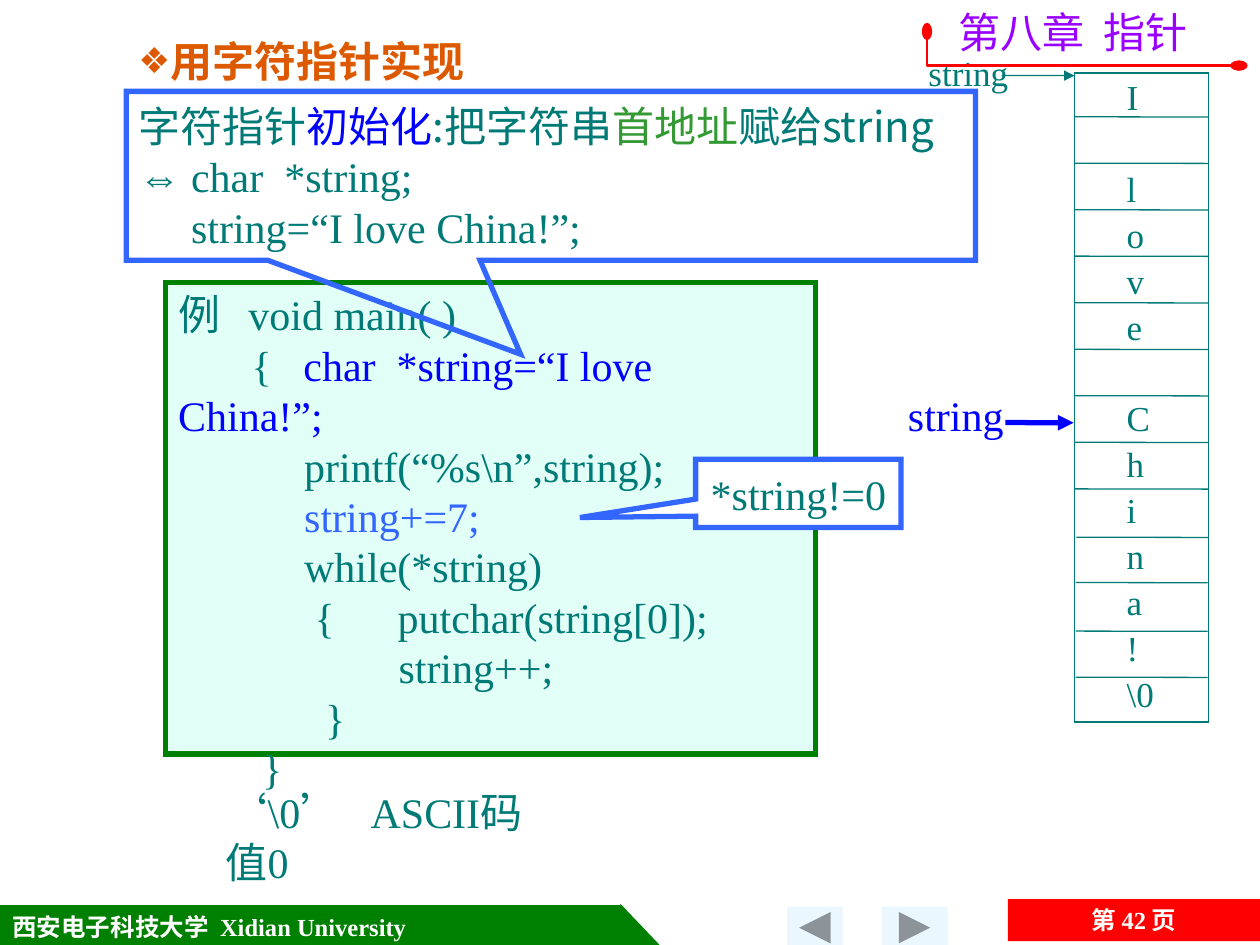
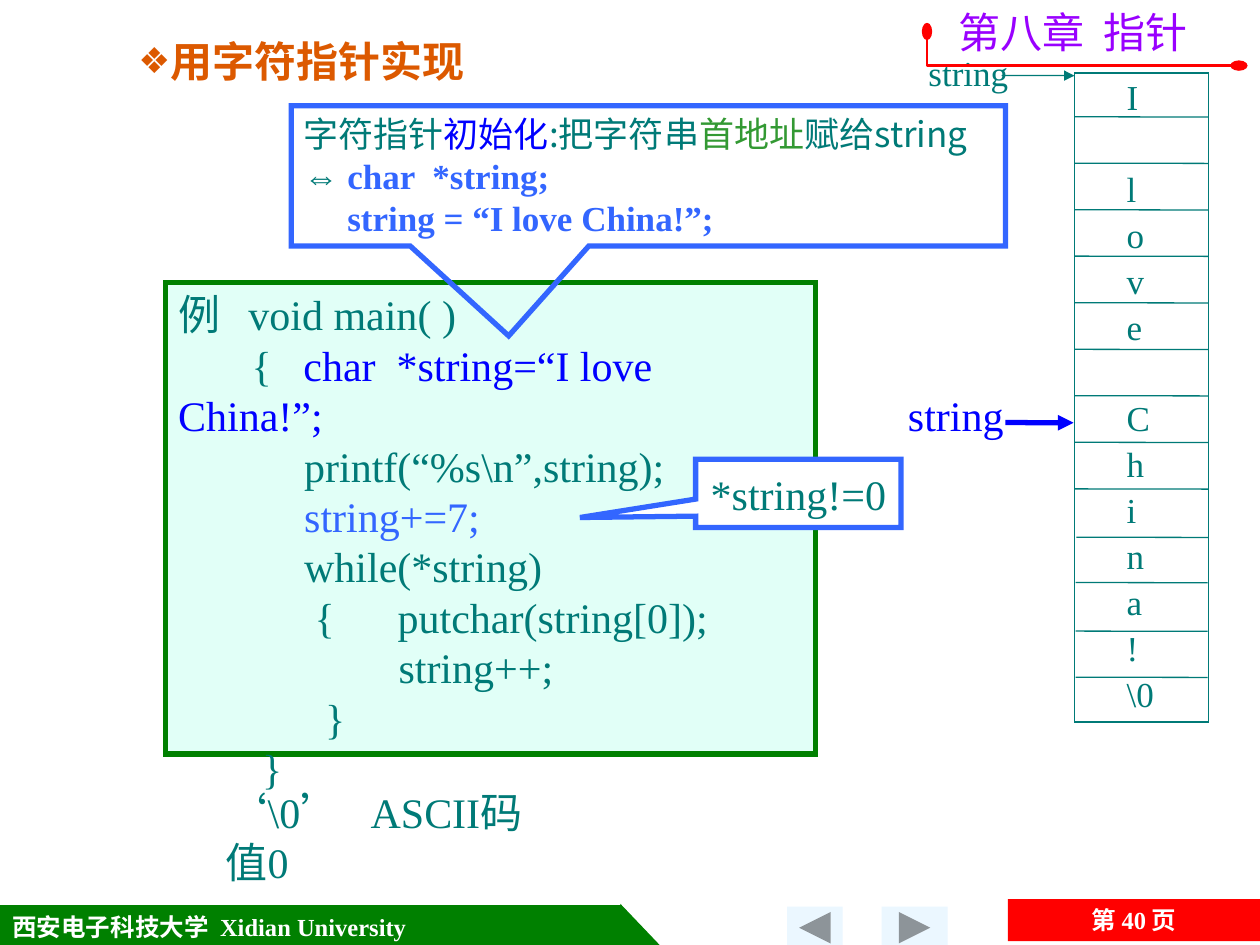
Before and after one commit to jtrfid/C-Repositories, a slide deck: slide 40 of 2016/C语言/课件/第8章 指针.pptx (slide 42 before the commit). Drawn at 1260x945 pixels with LibreOffice and Linux fonts; fonts in the diff are those of the drawing; background and template pictures are left out. Boxes give left, top, right and bottom in pixels: in the first picture for what was removed or moved away, otherwise in the second. Text is boxed around its words. In the diff, an @@ line names an element or a change of style, - is before the commit and + after.

```diff
--- a/2016/C语言/课件/第8章 指针.pptx
+++ b/2016/C语言/课件/第8章 指针.pptx
@@ speech box "字符指针初始化:把字符串首地址赋给string": place and size @@
-speech box "字符指针初始化:把字符串首地址赋给string" at [126, 92, 975, 261]
+speech box "字符指针初始化:把字符串首地址赋给string" at [291, 106, 1005, 246]
@@ speech box "字符指针初始化:把字符串首地址赋给string" at [291, 106, 1005, 246]: proportions changed @@
@@ text in speech box at [304, 117, 968, 197]: size 24 to 20 pt in "字符指针初始化:把字符串首地址赋给string", "⇔ char *string;"; text colour #007A77 to #3366FF, bold on in "char *string;" @@
@@ text in speech box at [347, 206, 713, 239]: text changed; size 24 to 20 pt; text colour #007A77 to #3366FF; bold on @@
-string=“I love China!”;
+string = “I love China!”;
@@ page number at [1092, 908, 1177, 931]: text changed @@
-第 42 页
+第 40 页
```
Also in this commit, not shown: 3 other slides changed, 1 slide added, 3 slides removed, 4 other files.
